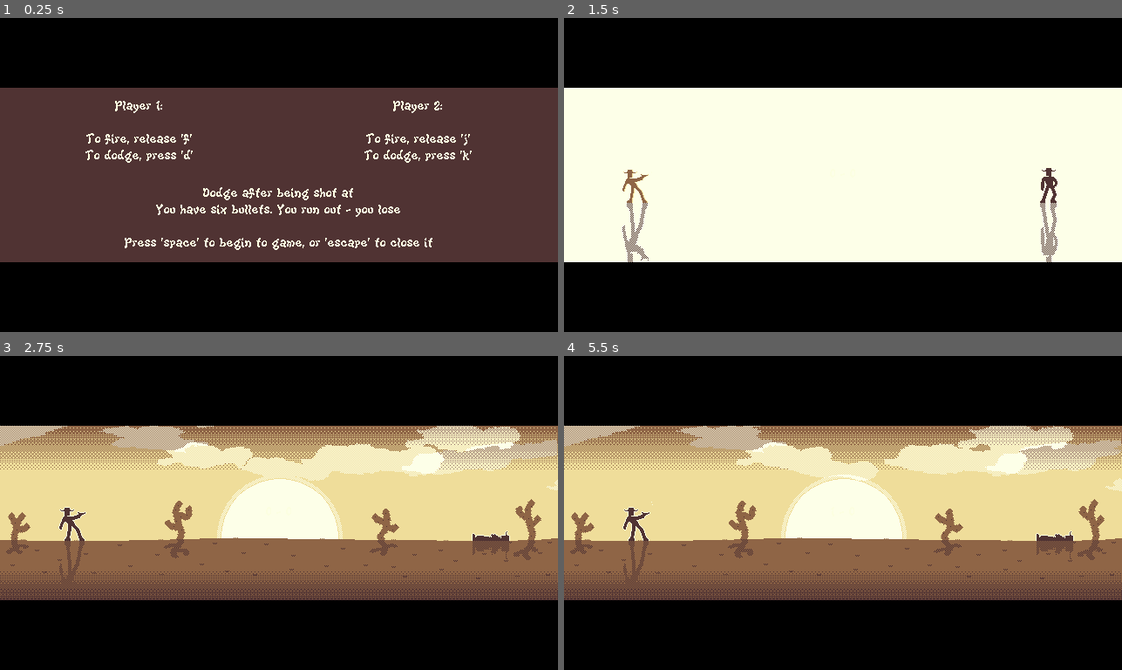
Above: before the commit, frames 1-4 (two rows, left to right).
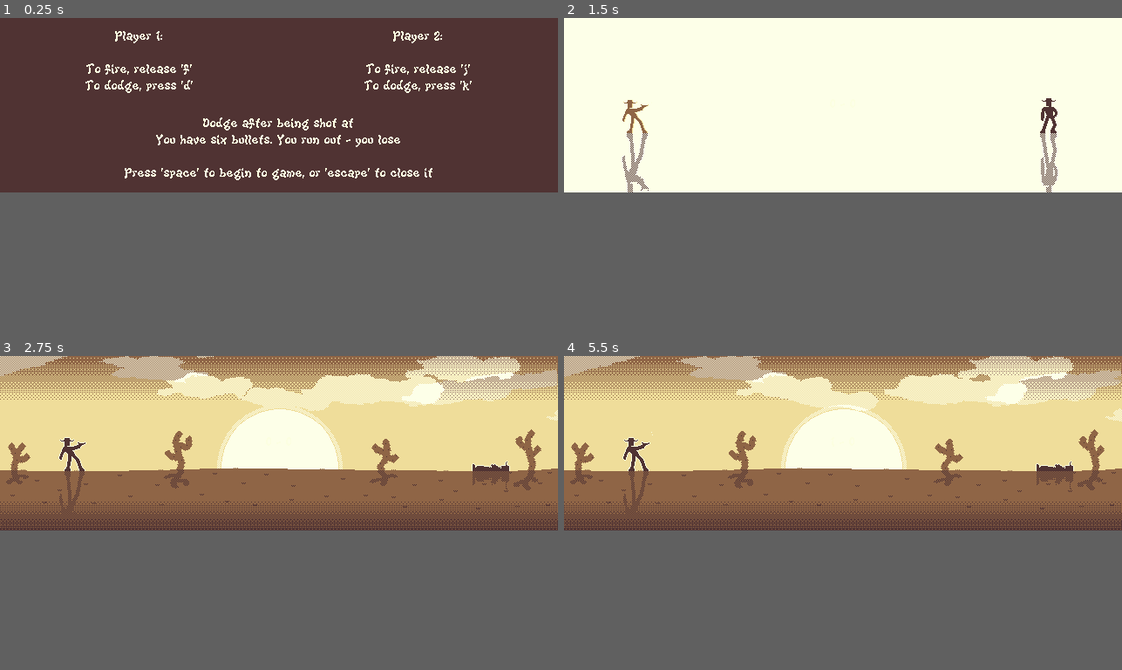
Above: after the commit, the same moments.

Repository: t3chno8uddha/it-s-a-mild-mild-mild-mild-west
Game: Godot game, scene res://nodes/gameplay.gd.tscn
The game is run twice, just before and just after one commit, with the same random seed, the same clock (stepped at 60 frames per second) and the same inputs.
Inputs:
- Up to frame 1 (0.25 s): no input
- Up to frame 2 (1.5 s): tap D (1_dodge) at 0.5, 0.6 s; tap Space at 0.77 s; tap F (1_fire) at 1.35 s
- Up to frame 3 (2.75 s): tap Space at 1.52 s; tap K (2_dodge) at 2.1 s
- Up to frame 4 (5.5 s): tap J (2_fire) at 2.85 s; tap Space at 3.02, 3.5, 3.77, 4.52 s; tap D (1_dodge) at 3.6 s; tap F (1_fire) at 4.35 s; tap K (2_dodge) at 5.1 s
The window is 640x360 before the commit and 640x200 after it. Grey fills any space a smaller window leaves; there, only what the larger window draws over its background counts as a difference.

The runs differ from the first frame. In frame 1, 47% of the frame differs, in the area x 0-100%, y 0-78%; in frame 2, 45%; in frame 3, 73%; in frame 4, 73%.

Commit message:
the game + new track

Diff:
--- a/code/game.gd
+++ b/code/game.gd
@@ -117,7 +117,7 @@
 				if action == "": action = p_action
 
 				_cooldown(p_num, p_action, t_gunfire)
-			elif Input.is_action_just_pressed(p_num+"_dodge"):
+			if Input.is_action_just_pressed(p_num+"_dodge"):
 				#print (p_num + " dodged")
 				p[p_num] = p_status.dodged
 
@@ -128,7 +128,7 @@
 				if action == "": action = p_action
 
 				_cooldown(p_num, p_action, t_dodge)
-			elif Input.is_action_just_pressed(p_num+"_fire"):
+			if Input.is_action_just_pressed(p_num+"_fire"):
 				_sfx_play(hammer_effects)
 
 func _sfx_play(sfx):
--- a/nodes/gameplay.gd.tscn
+++ b/nodes/gameplay.gd.tscn
@@ -13,9 +13,8 @@
 [ext_resource type="Texture2D" uid="uid://byw6138iiifra" path="res://assets/2d/environment/env_ground_d.png" id="10_cv04f"]
 [ext_resource type="Texture2D" uid="uid://h5ivhbyxndyj" path="res://assets/2d/cowboy.png" id="10_vcmm1"]
 [ext_resource type="Texture2D" uid="uid://dh26cevh08y5t" path="res://assets/2d/fade.png" id="11_go2d0"]
-[ext_resource type="Texture2D" uid="uid://b2j0kuf1gyp8d" path="res://assets/2d/environment/env_bar.png" id="11_w4imi"]
 [ext_resource type="FontFile" uid="uid://ba6m8n7vv6hy2" path="res://assets/fonts/KiwiSoda.ttf" id="12_bqisi"]
-[ext_resource type="AudioStream" uid="uid://c5n2d322yig2n" path="res://assets/bgm/two-guns-one-destiny.mp3" id="15_mlag0"]
+[ext_resource type="AudioStream" uid="uid://cq8u4v44gx7a7" path="res://assets/bgm/fatal_song.wav" id="15_3sd66"]
 
 [sub_resource type="CanvasItemMaterial" id="CanvasItemMaterial_j6db2"]
 particles_animation = true
@@ -42,7 +41,7 @@
 
 [sub_resource type="AnimationLibrary" id="AnimationLibrary_ktadt"]
 _data = {
-"cacti_sway": SubResource("Animation_ms03n")
+&"cacti_sway": SubResource("Animation_ms03n")
 }
 
 [sub_resource type="CompressedTexture2D" id="CompressedTexture2D_jn1n7"]
@@ -55,10 +54,6 @@
 font = ExtResource("12_bqisi")
 font_color = Color(0.988266, 1, 0.88275, 1)
 shadow_size = 0
-
-[sub_resource type="CompressedTexture2D" id="CompressedTexture2D_qlmuw"]
-
-[sub_resource type="CompressedTexture2D" id="CompressedTexture2D_pk7ga"]
 
 [node name="gameplay" type="Node"]
 script = ExtResource("1_8mbv1")
@@ -198,7 +193,7 @@
 [node name="cacti_animator" type="AnimationPlayer" parent="environment_bg"]
 root_node = NodePath("../..")
 libraries = {
-"": SubResource("AnimationLibrary_ktadt")
+&"": SubResource("AnimationLibrary_ktadt")
 }
 autoplay = "cacti_sway"
 
@@ -284,7 +279,7 @@
 vertical_alignment = 1
 
 [node name="bgm_player" type="AudioStreamPlayer2D" parent="."]
-stream = ExtResource("15_mlag0")
+stream = ExtResource("15_3sd66")
 volume_db = -6.0
 autoplay = true
 
@@ -330,44 +325,3 @@
 label_settings = SubResource("LabelSettings_a17q8")
 horizontal_alignment = 1
 vertical_alignment = 1
-
-[node name="environment_fg" type="Node" parent="."]
-
-[node name="cylinder_1" type="Sprite2D" parent="environment_fg"]
-texture_filter = 1
-position = Vector2(-142, -40)
-texture = SubResource("CompressedTexture2D_qlmuw")
-
-[node name="r_1" type="Sprite2D" parent="environment_fg/cylinder_1"]
-texture_filter = 1
-position = Vector2(-2, -4)
-texture = SubResource("CompressedTexture2D_pk7ga")
-
-[node name="r_2" type="Sprite2D" parent="environment_fg/cylinder_1"]
-texture_filter = 1
-position = Vector2(2, -4)
-texture = SubResource("CompressedTexture2D_pk7ga")
-
-[node name="r_3" type="Sprite2D" parent="environment_fg/cylinder_1"]
-texture_filter = 1
-position = Vector2(4, 0)
-texture = SubResource("CompressedTexture2D_pk7ga")
-
-[node name="r_4" type="Sprite2D" parent="environment_fg/cylinder_1"]
-texture_filter = 1
-position = Vector2(2, 4)
-texture = SubResource("CompressedTexture2D_pk7ga")
-
-[node name="r_5" type="Sprite2D" parent="environment_fg/cylinder_1"]
-texture_filter = 1
-position = Vector2(-2, 4)
-texture = SubResource("CompressedTexture2D_pk7ga")
-
-[node name="r_6" type="Sprite2D" parent="environment_fg/cylinder_1"]
-texture_filter = 1
-position = Vector2(-4, 0)
-texture = SubResource("CompressedTexture2D_pk7ga")
-
-[node name="bars" type="Sprite2D" parent="environment_fg"]
-texture_filter = 1
-texture = ExtResource("11_w4imi")
--- a/project.godot
+++ b/project.godot
@@ -12,16 +12,15 @@
 
 config/name="mild4west"
 run/main_scene="res://nodes/gameplay.gd.tscn"
-config/features=PackedStringArray("4.3", "Forward Plus")
+config/features=PackedStringArray("4.4", "Forward Plus")
 config/icon="res://icon.png"
 
 [display]
 
 window/size/viewport_width=640
-window/size/viewport_height=360
+window/size/viewport_height=200
 window/size/mode=4
 window/stretch/mode="viewport"
-window/stretch/aspect="expand"
 window/stretch/scale_mode="integer"
 window/vsync/vsync_mode=0
 
Not shown, added: assets/bgm/fatal_song.wav.import
Not shown, changed: assets/fonts/KiwiSoda.ttf.import
Not shown, added: code/game.gd.uid
Not shown: 5 places in nodes/gameplay.gd.tscn that only renumber resources
Not shown, added: assets/bgm/fatal_song.wav
